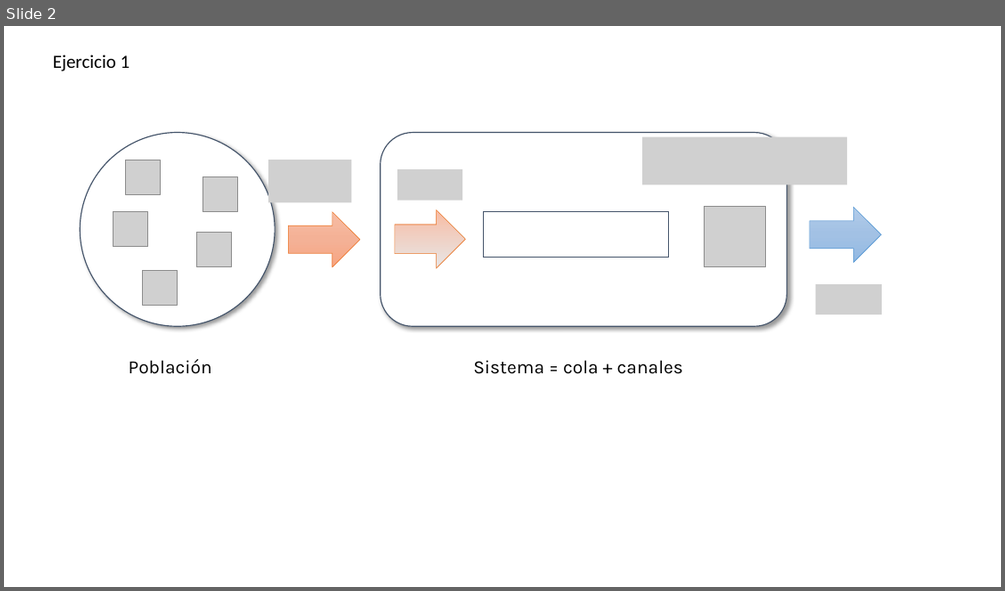
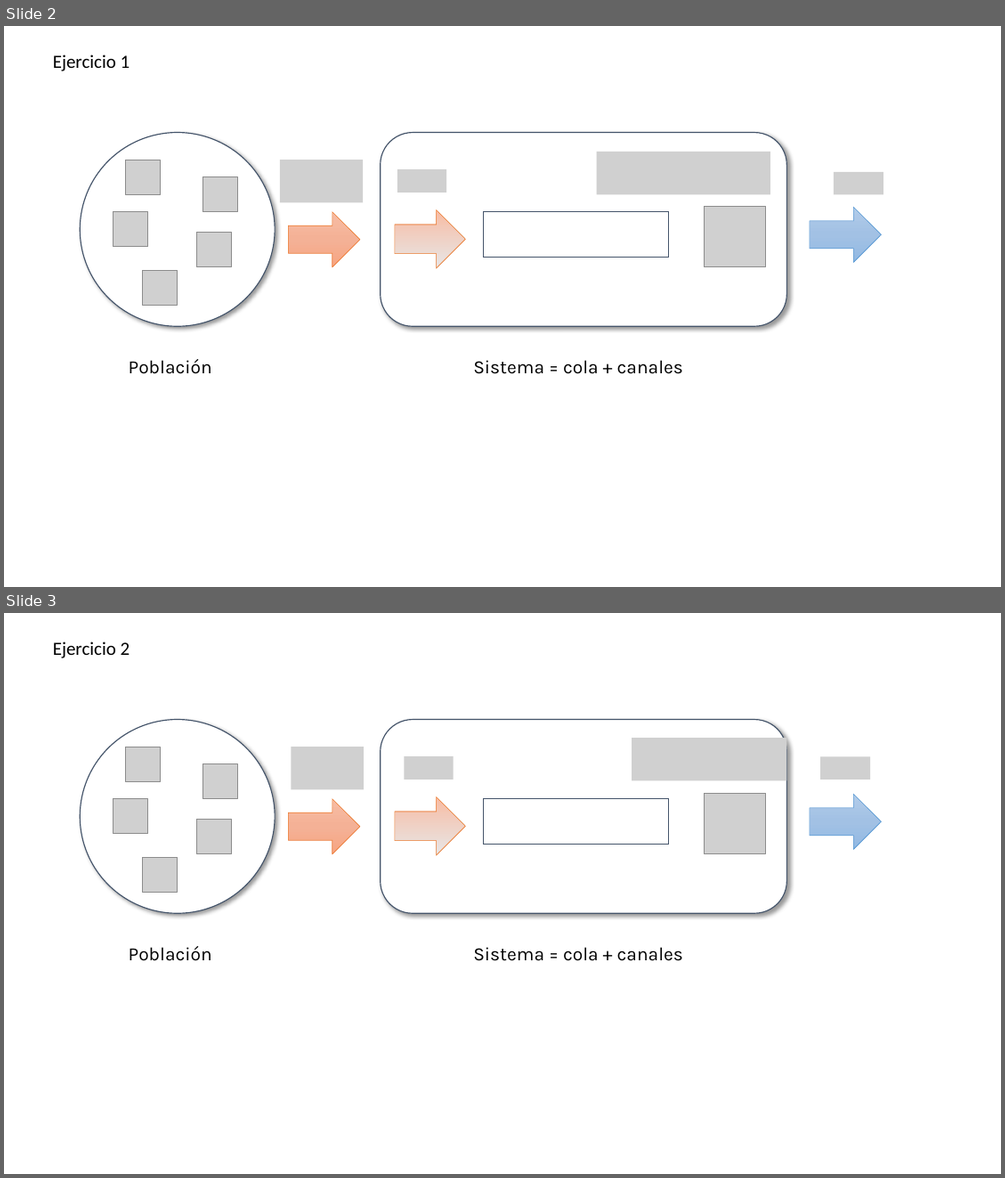
Before and after one commit to miparnisari/modelos2fiuba, a slide deck: tp1-colas/Imagenes.pptx. Shown one above the other, each under a label of ours: slide 2 before the commit, slides 2 and 3 after it. The pictures are 1005x591 and 1005x1178 pixels, drawn with LibreOffice and Linux fonts; fonts in the diff are those of the drawing; grey boxes stand for pictures. Boxes give left, top, right and bottom in pixels: in the first picture for what was removed or moved away, otherwise in the second. Text is boxed around its words. In the diff, an @@ line names an element or a change of style, - is before the commit and + after.

```diff
--- a/tp1-colas/Imagenes.pptx
+++ b/tp1-colas/Imagenes.pptx
@@ slide 3 added at <box>4,613,1001,1174</box>, background #FFFFFF @@
@@ text added at <box>53,641,130,658</box>, 18 pt, text #000000 @@
+Ejercicio 2
@@ ellipse added at <box>81,719,275,913</box>, fill #FFFFFF, outline #44546A 1 pt @@
@@ rounded rectangle added at <box>380,719,787,913</box>, fill #FFFFFF, outline #44546A 1 pt @@
@@ picture added at <box>631,738,786,781</box> @@
@@ picture added at <box>125,747,161,782</box> @@
@@ picture added at <box>202,764,238,799</box> @@
@@ picture added at <box>291,747,364,790</box> @@
@@ picture added at <box>404,756,453,779</box> @@
@@ picture added at <box>821,756,871,779</box> @@
@@ picture added at <box>113,799,148,835</box> @@
@@ right arrow added at <box>288,799,360,854</box>, fill gradient #F7BDA5 to #F5B196 to #F8A582, outline #ED7D31 0.5 pt @@
@@ right arrow added at <box>395,797,465,855</box>, fill gradient #F7BDA5 to #E7E6E6, outline #ED7D31 0.5 pt @@
@@ rectangle added at <box>484,799,670,844</box>, fill #FFFFFF, outline #44546A 1 pt @@
@@ picture added at <box>704,793,765,854</box> @@
@@ right arrow added at <box>809,794,882,850</box>, fill gradient #B1CBE9 to #A3C1E5 to #93B9E4, outline #5B9BD5 0.5 pt @@
@@ picture added at <box>196,819,231,854</box> @@
@@ picture added at <box>142,857,178,892</box> @@
@@ text added at <box>129,946,212,961</box>, 18 pt, text #000000 @@
+Población
@@ text added at <box>473,947,683,961</box>, 18 pt, text #000000 @@
+Sistema = cola + canales
@@ slide 2 changed as well @@
@@ picture: place and size @@
-picture at <box>643,136,848,184</box>
+picture at <box>596,151,769,195</box>
@@ picture: place and size @@
-picture at <box>268,160,352,203</box>
+picture at <box>280,160,363,203</box>
@@ picture: place and size @@
-picture at <box>397,169,462,200</box>
+picture at <box>397,169,446,192</box>
@@ picture added at <box>833,172,883,194</box> @@
@@ picture removed at <box>816,284,882,313</box> @@
```
Also in this commit, not shown: 1 other slide changed, 1 other file.
